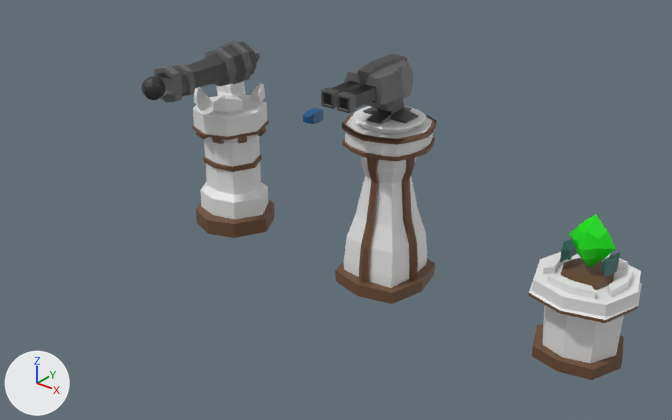
The FBX model Art/3D Models/Battle Towers.fbx: old version first, new version second.
Camera for both pictures: a 50 mm lens placed at (6.52, -6.41, 4.51), pointed at (1.47, -0.1, 0.6). Every picture has the same lights, and +X, +Y and +Z are marked at lower left. Where no turn or scale is listed for an object, it has been applied to the vertices.

In view in the first picture: 'Cannon', 'Cannon Tower', 'Cube', 'Cube.001', 'Cube.002', 'Turret', 'Turret Base', 'Turret Tower'.
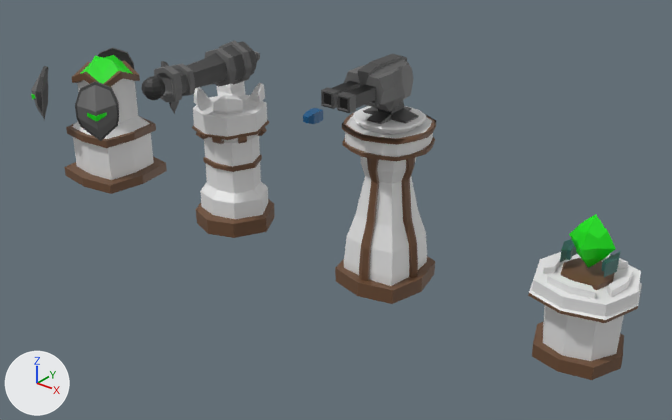
Diff of the bpy script that builds the scene:
```diff
--- a/Art/3D Models/Battle Towers.fbx.py
+++ b/Art/3D Models/Battle Towers.fbx.py
@@ mat_material_012 @@
+mat_material_012 = principled_material('Material.012')
+mat_material_012.base_color = (0.8, 0.8, 0.8)  # white #e7e7e7
@@ mat_material_013 @@
+mat_material_013 = principled_material('Material.013')
+mat_material_013.base_color = (0.153, 0.0742, 0.0356)  # brown #6d4d35
@@ mat_material_018 @@
+mat_material_018 = principled_material('Material.018')
+mat_material_018.base_color = (0.8, 0.8, 0.8)  # white #e7e7e7
@@ mat_material_019 @@
+mat_material_019 = principled_material('Material.019')
+mat_material_019.base_color = (0.000584, 0.801, 0.0)  # green #02e700
@@ mat_material_016 @@
+mat_material_016 = principled_material('Material.016')
+mat_material_016.base_color = (0.000584, 0.801, 0.0)  # green #02e700
@@ mat_material_015 @@
+mat_material_015 = principled_material('Material.015')
+mat_material_015.base_color = (0.0578, 0.0578, 0.0578)  # black #444444
@@ mat_material_014 @@
+mat_material_014 = principled_material('Material.014')
+mat_material_014.base_color = (0.13, 0.13, 0.13)  # dark grey #656565
@@ me_cube_020 @@
+me_cube_020.from_pydata(...)  # 114 vertices, 112 faces; spans x -1.97..1.97, y -1.97..1.97, z -4.44..1.38
+# faces by material slot: [12, 76, 12, 12]
+me_cube_020.materials.append(mat_material_012)  # white #e7e7e7
+me_cube_020.materials.append(mat_material_013)  # brown #6d4d35
+me_cube_020.materials.append(mat_material_018)  # white #e7e7e7
+me_cube_020.materials.append(mat_material_019)  # green #02e700
@@ me_cube_021 @@
+me_cube_021.from_pydata(...)  # 336 vertices, 328 faces; spans x -0.675..0.675, y -0.709..0.709, z -0.426..0.228
+# faces by material slot: [72, 224, 32]
+me_cube_021.materials.append(mat_material_014)  # dark grey #656565
+me_cube_021.materials.append(mat_material_015)  # black #444444
+me_cube_021.materials.append(mat_material_016)  # green #02e700
@@ ob_cube_003 @@
+ob_cube_003 = bpy.data.objects.new('Cube.003', me_cube_020)
+ob_cube_003.location = (-2.0, 0.0, 0.345)
+ob_cube_003.scale = (-0.247, -0.247, -0.247)
@@ ob_cube_004 @@
+ob_cube_004 = bpy.data.objects.new('Cube.004', me_cube_021)
+ob_cube_004.location = (-2.0, 0.0, 1.143)
```

Changed parts and their boxes [x1, y1, x2, y2] in the pictures (672 x 420 px):
'Cube.003', added: after [64, 55, 167, 194]
    faces in mat_material_013 (brown #6d4d35): [64, 61, 167, 194]
    faces in mat_material_018 (white #e7e7e7): [107, 79, 154, 180]
    faces in mat_material_012 (white #e7e7e7): [72, 80, 111, 180]
    faces in mat_material_019 (green #02e700): [80, 55, 133, 84]
'Cube.004', added: after [31, 47, 179, 141]
    faces in mat_material_014 (dark grey #656565): [31, 64, 179, 139]
    faces in mat_material_015 (black #444444): [36, 47, 175, 141]
